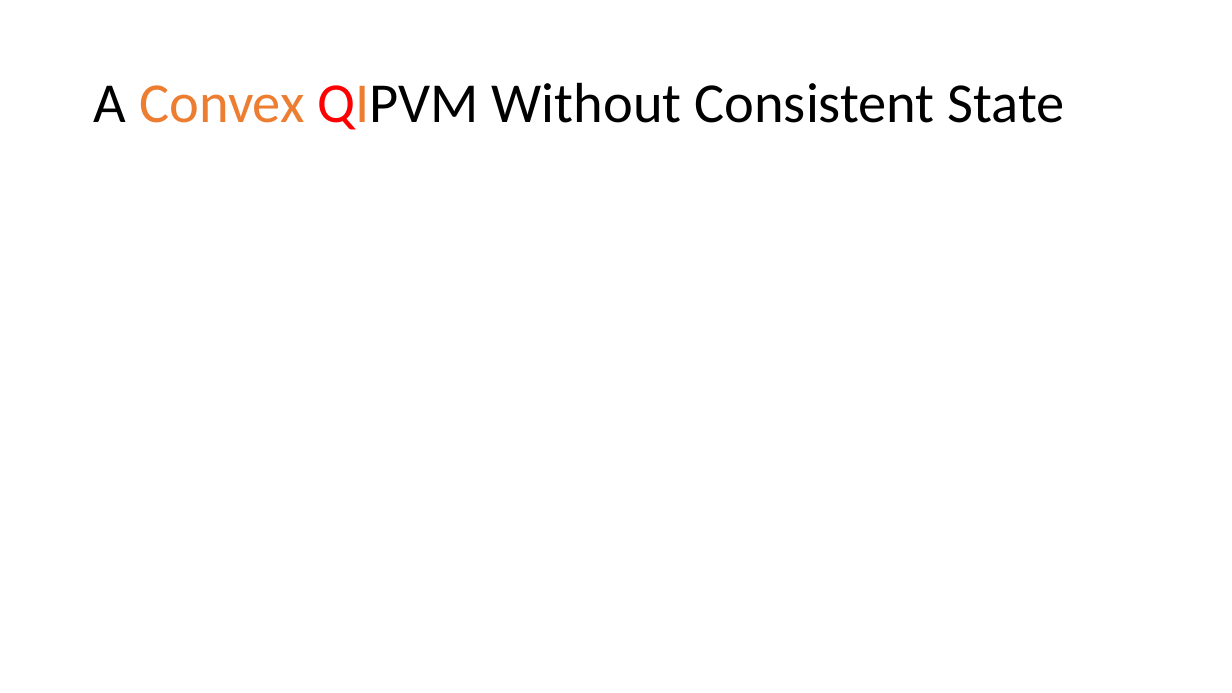
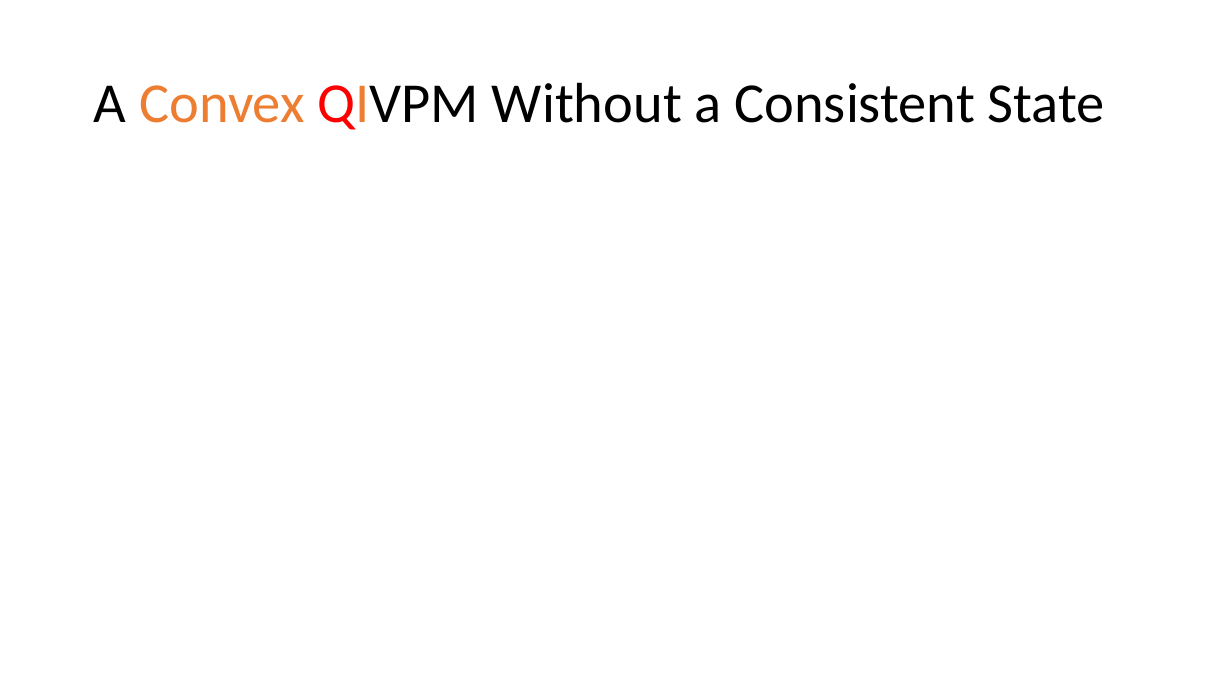
Before and after one commit to yuttai/Contextuality-and-Nonlocality-in-Discrete-Quantum-Theory, a slide deck: slide 18 of prop_letter.pptx. Drawn at 1232x693 pixels with LibreOffice and Linux fonts; fonts in the diff are those of the drawing; grey boxes stand for pictures. Boxes give left, top, right and bottom in pixels: in the first picture for what was removed or moved away, otherwise in the second. Text is boxed around its words. In the diff, an @@ line names an element or a change of style, - is before the commit and + after.

```diff
--- a/prop_letter.pptx
+++ b/prop_letter.pptx
@@ title at <box>94,82,1105,130</box>: text changed @@
-A Convex QIPVM Without Consistent State
+A Convex QIVPM Without a Consistent State
```
Also in this commit, not shown: 1 slide added.
